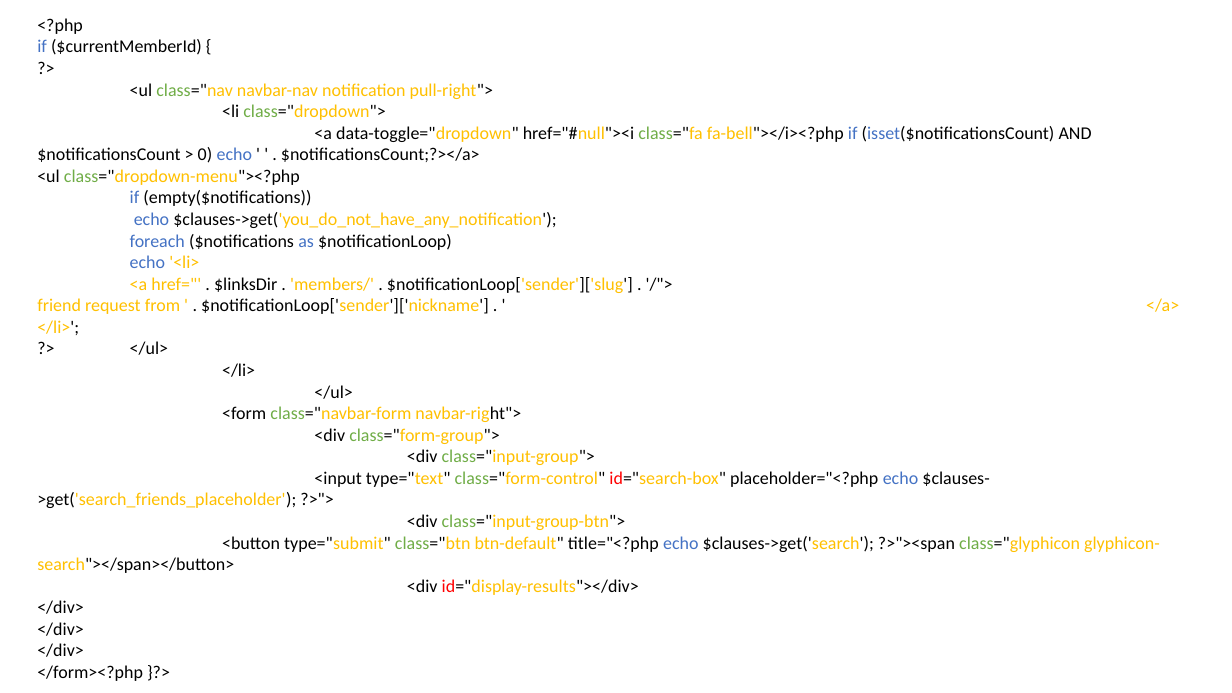
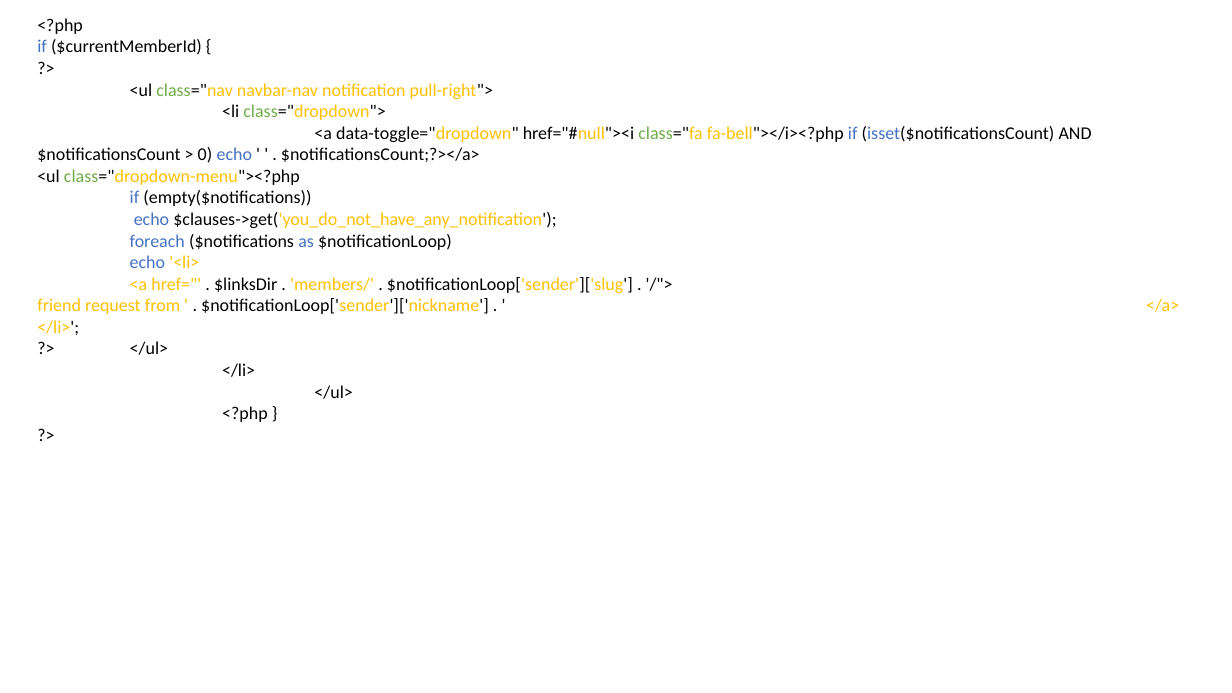
Before and after one commit to TaoSc/BacISN, a slide deck: slide 11 of ISN Présentation (Arthur).pptx. Drawn at 1232x693 pixels with LibreOffice and Linux fonts; fonts in the diff are those of the drawing. Boxes give left, top, right and bottom in pixels: in the first picture for what was removed or moved away, otherwise in the second. Text is boxed around its words. In the diff, an @@ line names an element or a change of style, - is before the commit and + after.

Commit message:
hhh

```diff
--- a/ISN Présentation (Arthur).pptx
+++ b/ISN Présentation (Arthur).pptx
@@ text at (222,406,268,422): text changed @@
-<form class="navbar-form navbar-right">
-<div class="form-group">
-<div class="input-group"> <input type="text" class="form-control" id="search-box" placeholder="<?php echo $clauses->get('search_friends_placeholder'); ?>">
-<div class="input-group-btn"> <button type="submit" class="btn btn-default" title="<?php echo $clauses->get('search'); ?>"><span class="glyphicon glyphicon-search"></span></button>
-<div id="display-results"></div>
-</div>
-</div>
-</div>
-</form><?php }?>
+<?php }
+?>
```
Also in this commit, not shown: 1 other slide changed.
